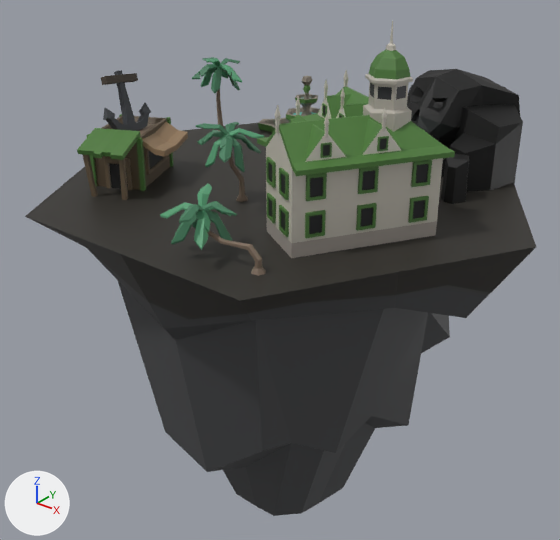
Renders of the glTF model public/models/Map/hextile.glb from each side of a commit.
Camera for both pictures: a 50 mm camera at (5.16, -6.6, 2.96) aimed at (-0.15, 0.03, -1.15). Arrows for +X, +Y and +Z are at lower left; the lights stay in place. Objects named as collision shapes, trigger or cutter boxes, shadow casters or lower levels of detail are left out. Where no turn or scale is listed for an object, it has been applied to the vertices.

The older version as bpy lines, for what is in view:
```python
me_mesh_003 = bpy.data.meshes.new('Mesh.003')
me_mesh_003.from_pydata(...)  # 861 vertices, 1398 faces; spans x -0.77..1.08, y -1.05..1.06, z 0.0..1.96
me_mesh_003.materials.append(mat_lambert101)  # picture img_polygonminis_texture_01_green
me_mesh_004 = bpy.data.meshes.new('Mesh.004')
me_mesh_004.from_pydata(...)  # 226 vertices, 372 faces; spans x -0.666..0.463, y -0.716..0.709, z 0.0..1.205
me_mesh_004.materials.append(mat_lambert101)  # picture img_polygonminis_texture_01_green
me_mesh_009 = bpy.data.meshes.new('Mesh.009')
me_mesh_009.from_pydata(...)  # 226 vertices, 410 faces; spans x -0.42..0.283, y -0.471..0.161, z -0.088..0.883
me_mesh_009.materials.append(mat_lambert101)  # picture img_polygonminis_texture_01_green
ob_sm_bld_pirate_mansion_01 = bpy.data.objects.new('SM_Bld_Pirate_Mansion_01', me_mesh_003)
ob_sm_bld_pirate_mansion_01.location = (1.09, -0.61, 0.0)
ob_sm_bld_pirate_shack_01 = bpy.data.objects.new('SM_Bld_Pirate_Shack_01', me_mesh_004)
ob_sm_bld_pirate_shack_01.location = (-1.33, -1.09, 0.0)
ob_sm_env_pirate_palm_02 = bpy.data.objects.new('SM_Env_Pirate_Palm_02', me_mesh_009)
ob_sm_env_pirate_palm_02.location = (0.0, -0.78, 0.0)
# also in view: 'SM_Env_Pirate_SkullRock_01' at (0.95, 1.58, 0.56); 'SM_Bld_Pirates_Fountain_01' at (-1.09, 1.78, 0.38); 'SM_Tile_Hex_FloatingIsland_01' at (0.02, 0.0, -2.27); 'SM_Env_Pirate_Palm_03' at (0.8, -2.06, 0.26); 'SM_Env_Pirate_Palm_01' at (-1.87, 0.96, 0.49)
```
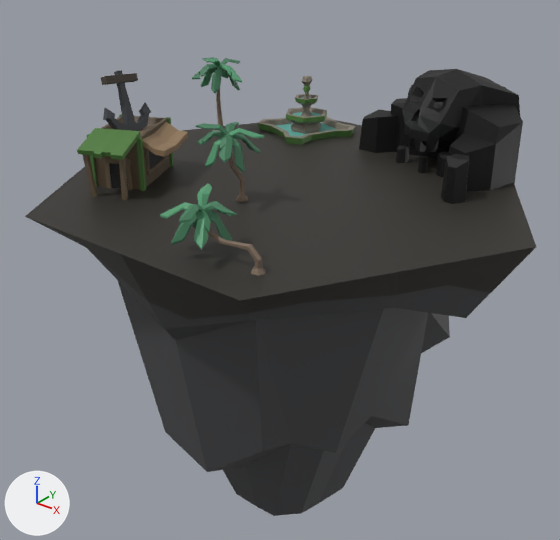
Diff of the bpy script that builds the scene:
```diff
--- a/public/models/Map/hextile.glb.py
+++ b/public/models/Map/hextile.glb.py
@@ ob_sm_bld_pirate_mansion_01 @@
-ob_sm_bld_pirate_mansion_01 = bpy.data.objects.new('SM_Bld_Pirate_Mansion_01', me_mesh_003)
-ob_sm_bld_pirate_mansion_01.location = (1.09, -0.61, 0.0)
```

Location of each change, [x1, y1, x2, y2] in pixels of the pictures (560 x 540 px):
'SM_Bld_Pirate_Mansion_01', deleted
    before: [257, 21, 455, 258]
'SM_Bld_Pirates_Fountain_01', unchanged, uncovered by the edit
    before: [258, 76, 320, 132]
    after: [258, 76, 355, 145]
